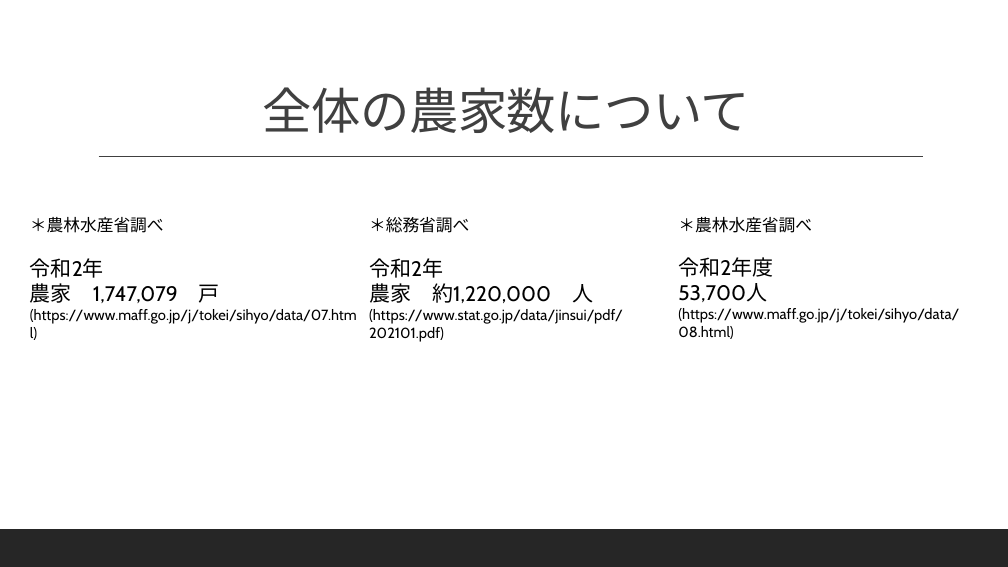
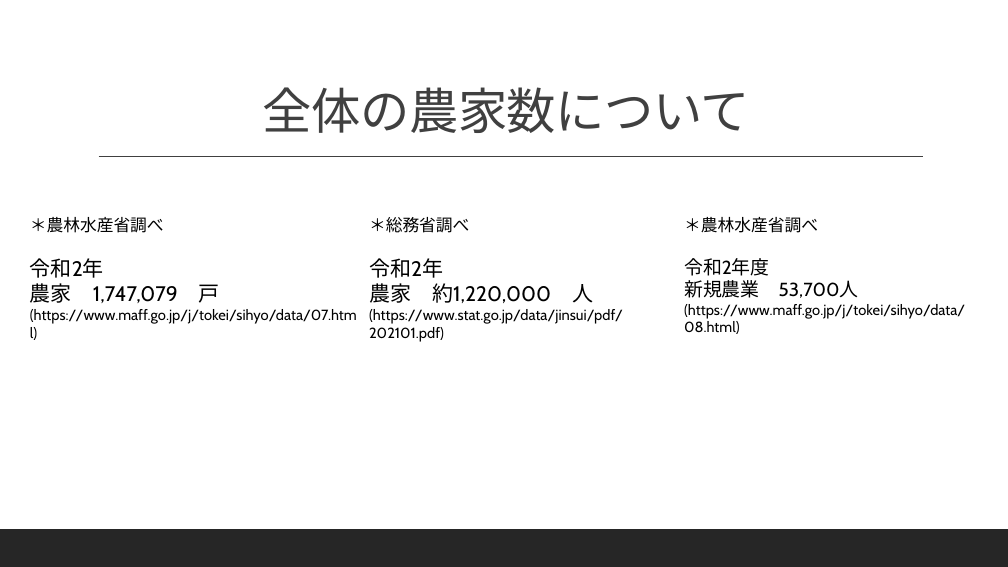
Before and after one commit to oryusan0214/pepper_harvester, a slide deck: slide 3 of システム資料/AWS構成案.pptm. Drawn at 1008x567 pixels with LibreOffice and Linux fonts; fonts in the diff are those of the drawing. Boxes give left, top, right and bottom in pixels: in the first picture for what was removed or moved away, otherwise in the second. Text is boxed around its words. In the diff, an @@ line names an element or a change of style, - is before the commit and + after.

```diff
--- a/システム資料/AWS構成案.pptm
+++ b/システム資料/AWS構成案.pptm
@@ text at (684, 258, 770, 276): size 20 to 18 pt in "令和2年度" @@
@@ text at (684, 280, 859, 298): text changed; size 20 to 18 pt @@
-53,700人
+新規農業 53,700人
```
Also in this commit, not shown: 1 other slide changed, 4 other files.
